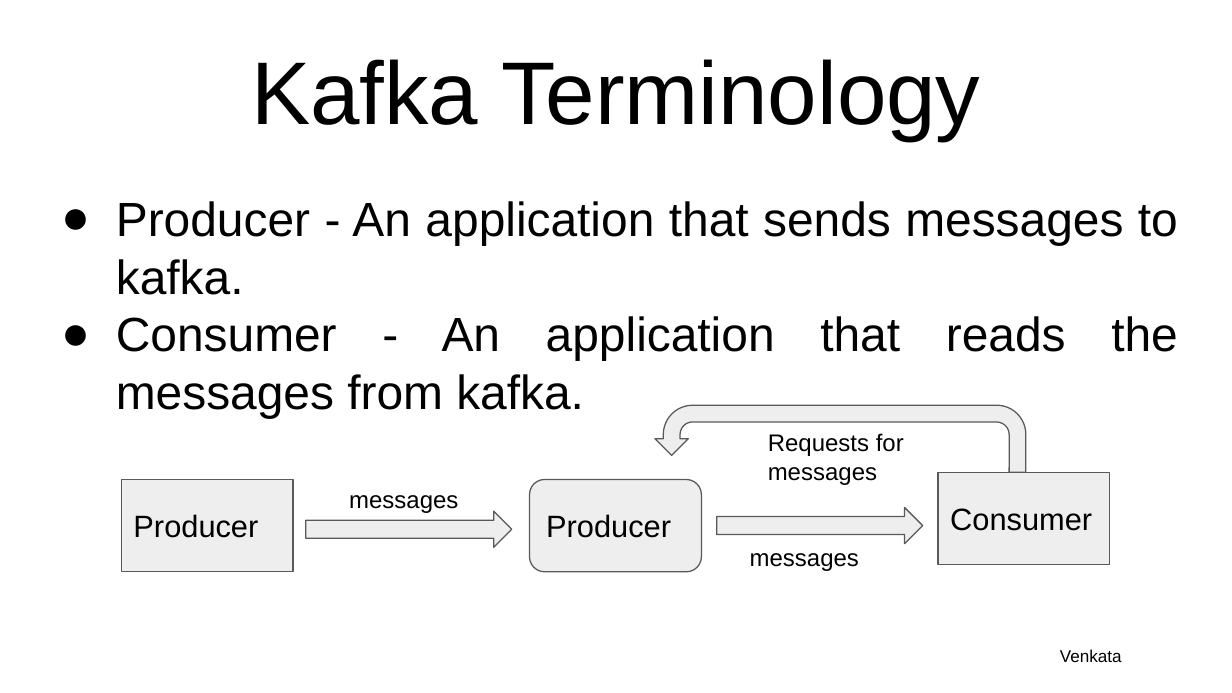
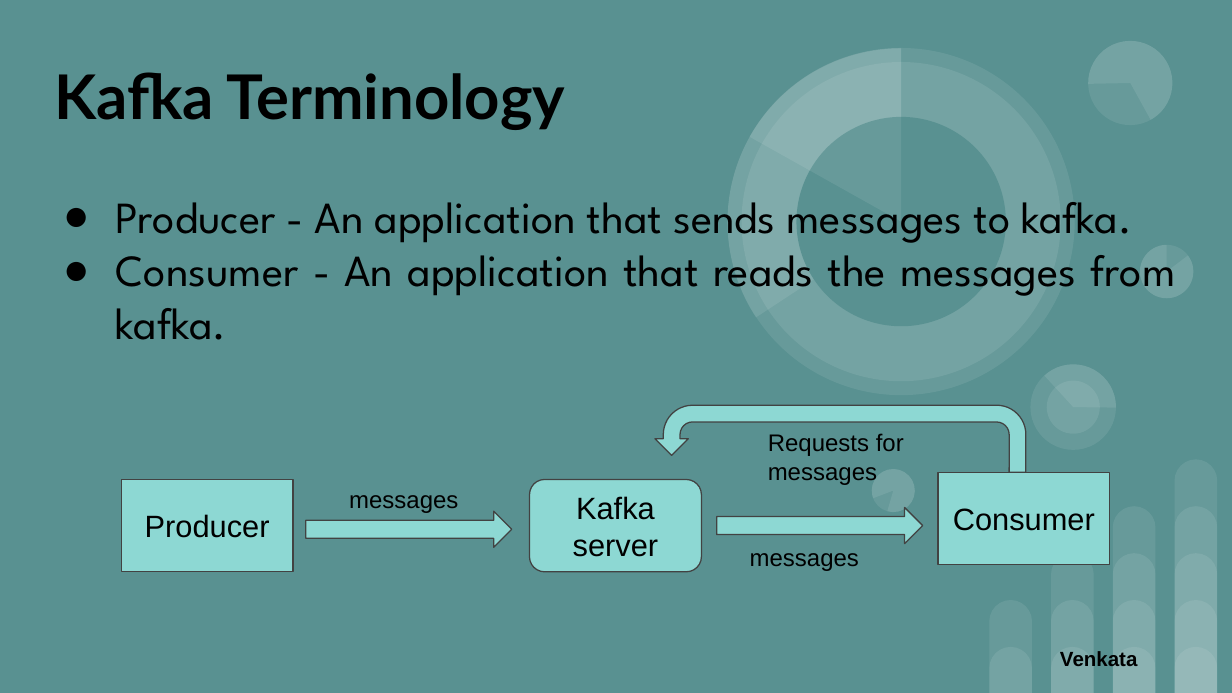
Before and after one commit to AnkitPrakash687/kafka-group06, a slide deck: slide 8 of docs/Group 6 Kafka.pptx. Drawn at 1232x693 pixels with LibreOffice and Linux fonts; fonts in the diff are those of the drawing. Boxes give left, top, right and bottom in pixels: in the first picture for what was removed or moved away, otherwise in the second. Text is boxed around its words. In the diff, an @@ line names an element or a change of style, - is before the commit and + after.

```diff
--- a/docs/Group 6 Kafka.pptx
+++ b/docs/Group 6 Kafka.pptx
@@ background #FFFFFF to #599191 @@
@@ title "Kafka Terminology" at (54,72,565,130): size 52 to 36 pt, font Arial to Lato, bold on; alignment centre to left; vertical alignment bottom to middle @@
@@ subtitle "Producer - An application that ..." at (116,202,1176,340): size 28 to 26 pt, font Arial to League Spartan; indent changed @@
@@ rectangle "Producer" at (121,479,293,572): alignment left to centre; fill #EEEEEE to #8DD8D3; outline #595959 0.75 pt to #424242 0.75 pt @@
@@ fill #EEEEEE to #8DD8D3; outline #595959 0.75 pt to #424242 0.75 pt in 4 elements at (306,511,511,547), (717,508,923,543), (655,405,1026,472), (530,479,702,572) @@
@@ group added at (680,0,1193,518): 8 ellipses, 6 pie slice (boxed as its full ellipse)s @@
@@ rectangle "Consumer" at (938,472,1110,564): alignment left to centre; fill #EEEEEE to #8DD8D3; outline #595959 0.75 pt to #424242 0.75 pt @@
@@ text in rounded rectangle at (573,496,659,557): text changed @@
-Producer
+Kafka server
@@ text "Venkata" at (1060,649,1137,670): size 10 to 12 pt, bold on @@
@@ group added at (989,460,1217,692): 14 round same rects @@
```
Also in this commit, not shown: 14 other slides changed, 5 slides added, 2 slides removed.
